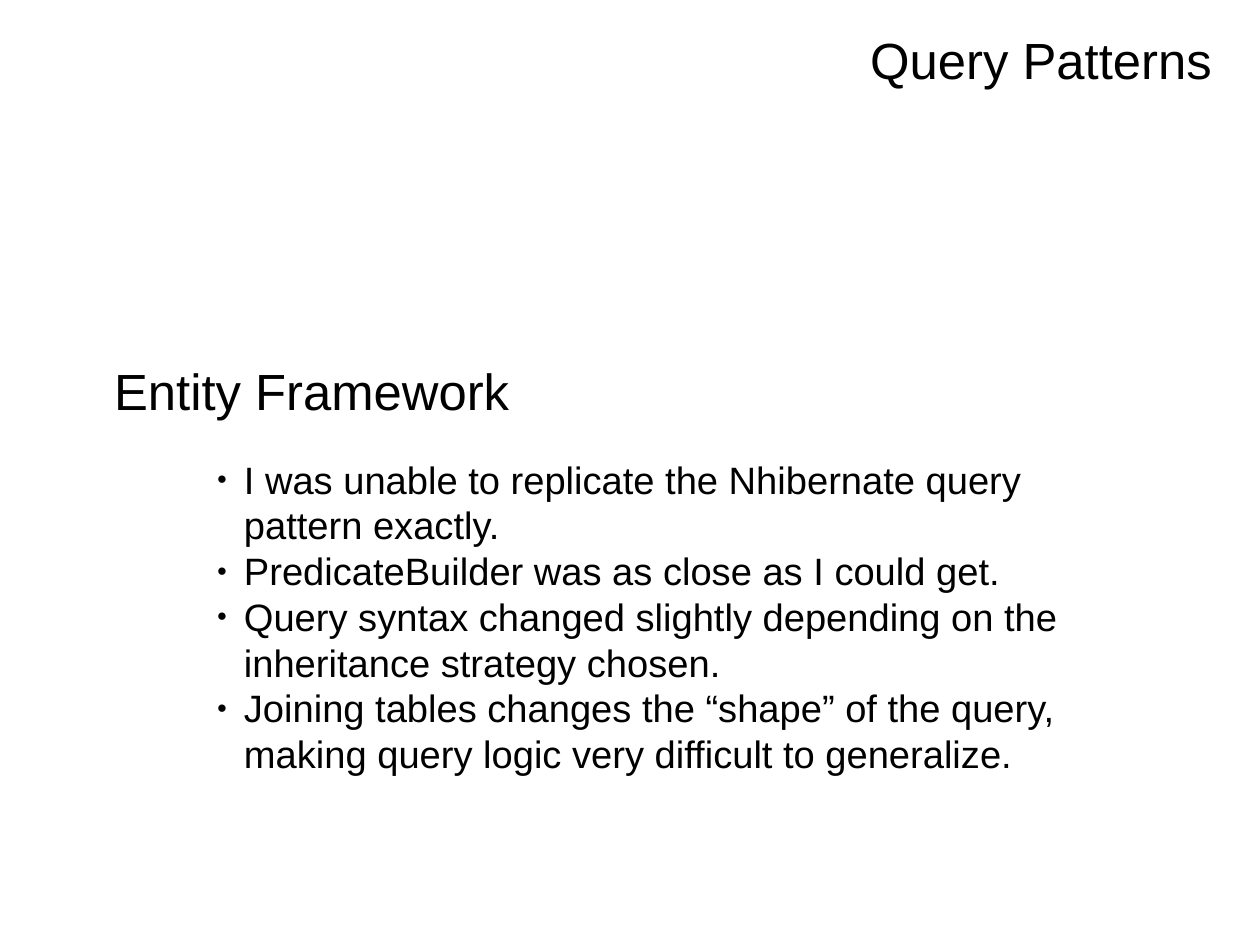
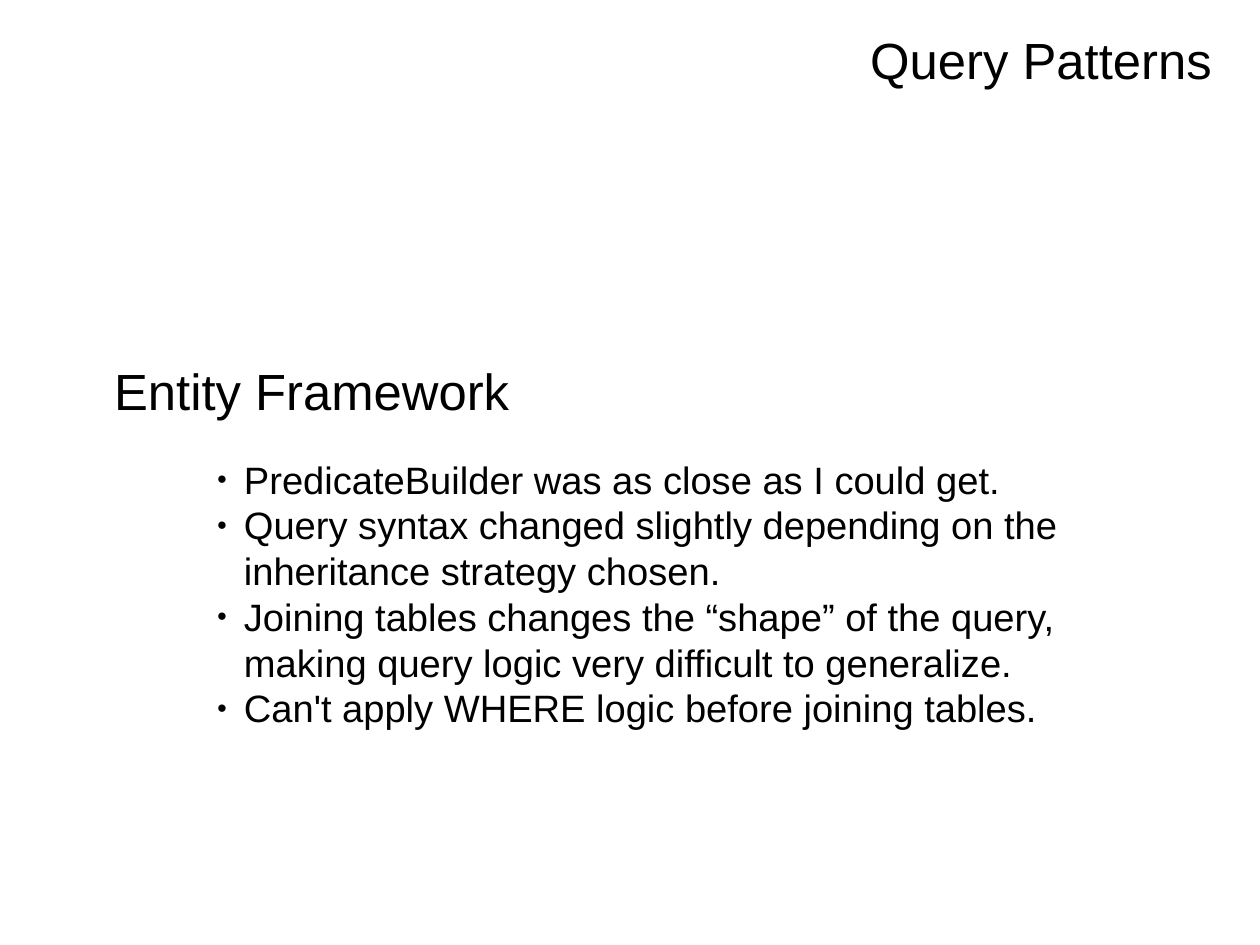
Before and after one commit to mrdrbob/ef-vs-nh, a slide deck: slide 31 of pres/pres.odp (slide 28 before the commit). Drawn at 1260x945 pixels with LibreOffice and Linux fonts; fonts in the diff are those of the drawing; background and template pictures are left out. Boxes give left, top, right and bottom in pixels: in the first picture for what was removed or moved away, otherwise in the second. Text is boxed around its words. In the diff, an @@ line names an element or a change of style, - is before the commit and + after.

```diff
--- a/pres/pres.odp
+++ b/pres/pres.odp
@@ text at (244,466,1021,547): paragraph removed @@
-● I was unable to replicate the Nhibernate query pattern exactly.
@@ text at (244,694,1036,730): paragraph added @@
+● Can't apply WHERE logic before joining tables.
```
Also in this commit, not shown: 8 other slides changed, 3 slides added, 4 other files.
